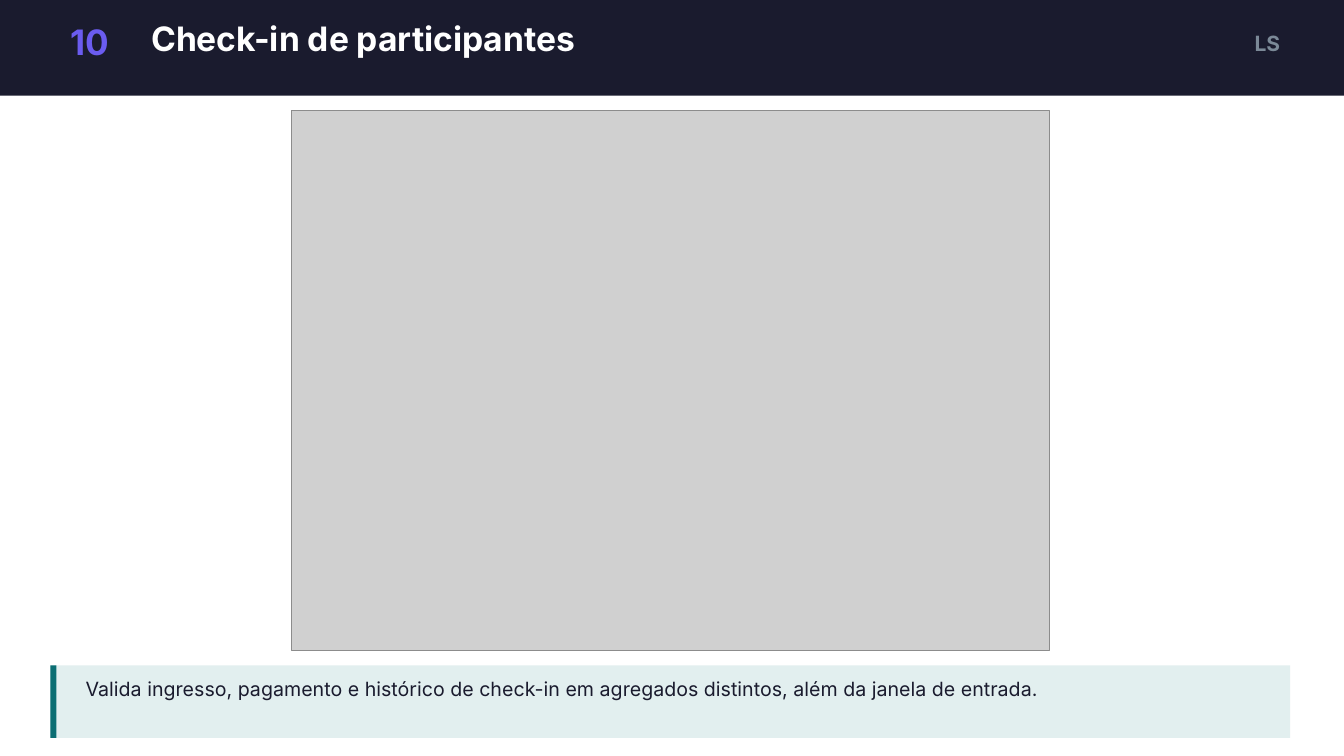
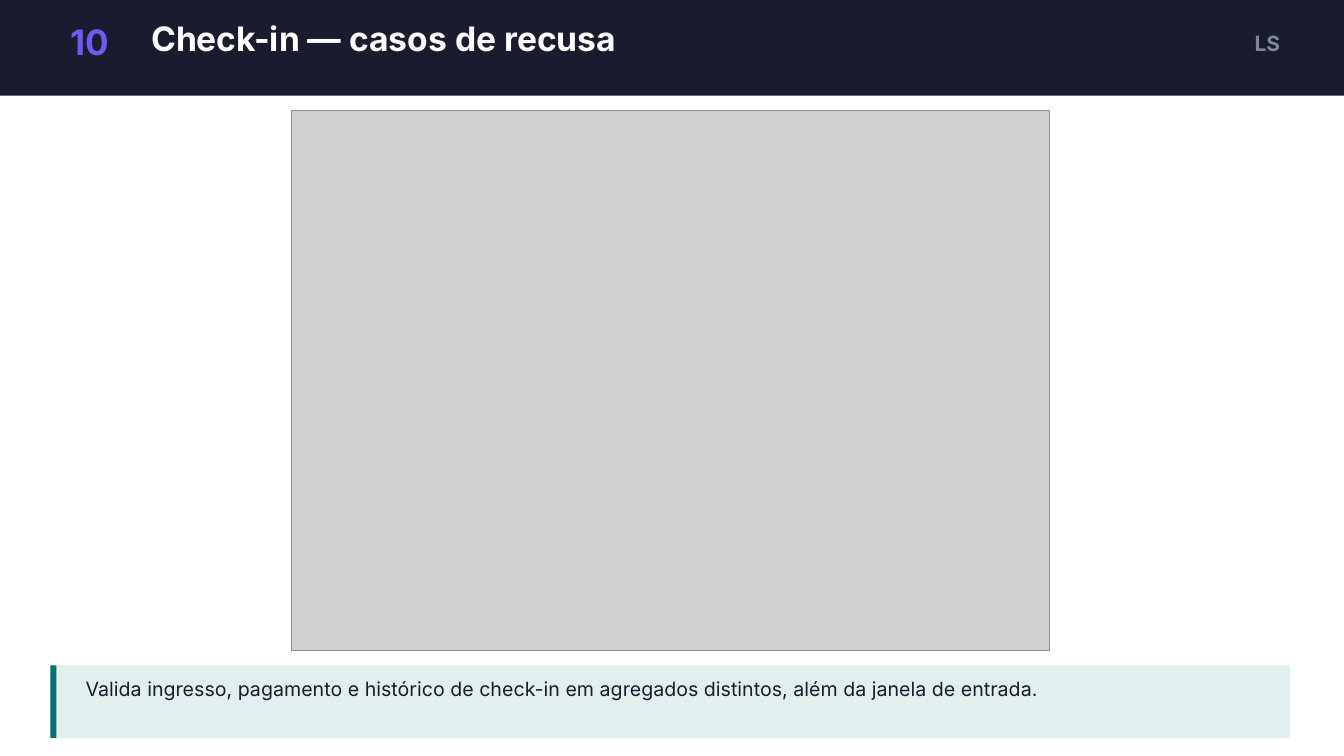
Before and after one commit to dudumalheiros/BilhetePass, a slide deck: slide 19 of docs/slides/BilhetePass-apresentacao.pptx (slide 15 before the commit). Drawn at 1344x756 pixels with LibreOffice and Linux fonts; fonts in the diff are those of the drawing; grey boxes stand for pictures. Boxes give left, top, right and bottom in pixels: in the first picture for what was removed or moved away, otherwise in the second. Text is boxed around its words. In the diff, an @@ line names an element or a change of style, - is before the commit and + after.

```diff
--- a/docs/slides/BilhetePass-apresentacao.pptx
+++ b/docs/slides/BilhetePass-apresentacao.pptx
@@ text at bbox=[151, 25, 616, 52]: text changed @@
-Check-in de participantes
+Check-in — casos de recusa
```
Also in this commit, not shown: 1 other slide changed, 4 slides added.
